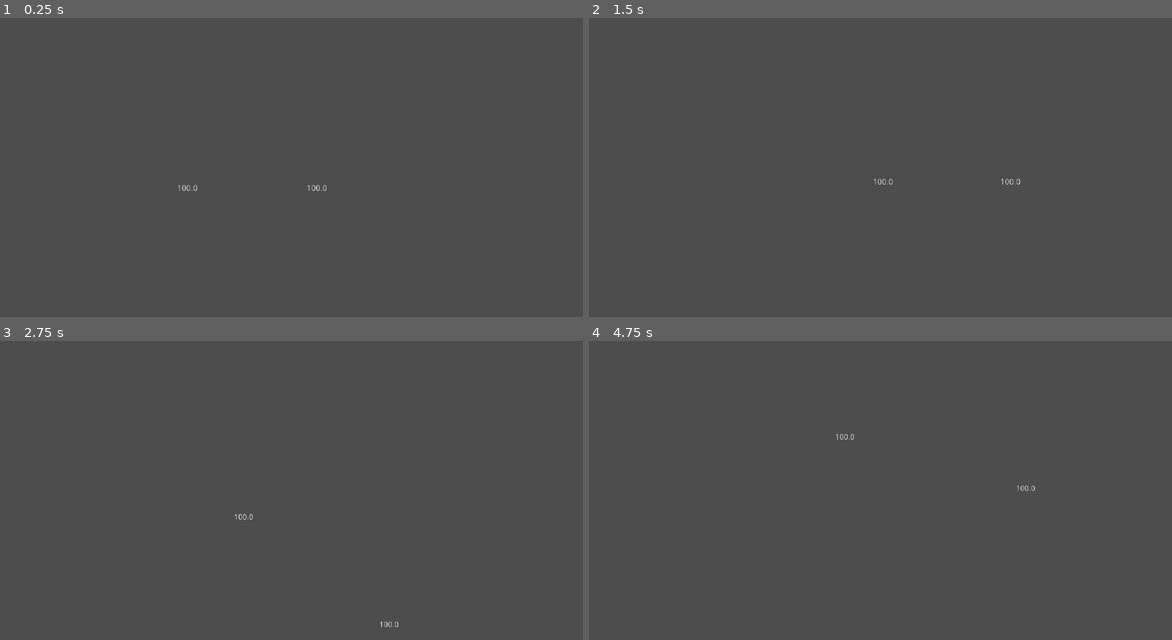
Above: before the commit, frames 1-4 (two rows, left to right).
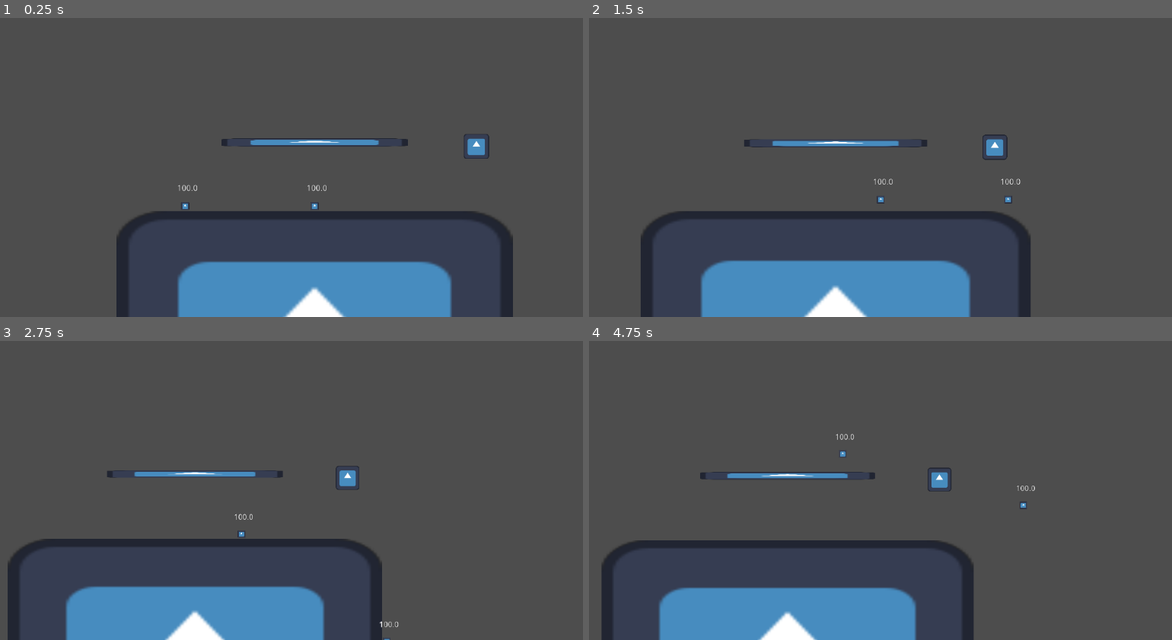
Above: after the commit, the same moments.

Repository: Fran423/HalloweenProject
Game: Godot game, scene res://world.tscn
The game is run twice, just before and just after one commit, with the same random seed, the same clock (stepped at 60 frames per second) and the same inputs. The engine's default icon, where the game draws it, is replaced by a stand-in: a white triangle on a blue panel in a dark square.
Inputs (mouse positions are in pixels of both pictures, inside the frame that each line leads up to):
- Up to frame 1 (0.25 s): no input
- Up to frame 2 (1.5 s): tap Enter at 0.5 s; move the mouse to (1008, 128) at 0.52 s; hold Right (ui_right) from 0.53 s (still down); tap Alt at 0.6 s; click (1008, 128) at 0.67 s; tap Space (Jump) at 0.77 s; move the mouse to (758, 164) at 1.27 s; tap Shift at 1.35 s
- Up to frame 3 (2.75 s): tap Space (Jump) at 1.52 s; move the mouse to (349, 394) at 2.02 s; release Right (ui_right) at 2.03 s; hold Left (ui_left) from 2.03 s (still down); tap Alt at 2.1 s
- Up to frame 4 (4.75 s): move the mouse to (845, 538) at 2.77 s; release Left (ui_left) at 2.78 s; hold Right (ui_right) 2.78-4.28 s; tap Shift at 2.85, 4.35 s; click (845, 538) at 2.92 s; tap Space (Jump) at 3.02, 3.77, 4.52 s; move the mouse to (1061, 520) at 3.52 s; tap Alt at 3.6 s; move the mouse to (693, 418) at 4.27 s; hold Left (ui_left) from 4.28 s (still down)

The runs differ from the first frame. In frame 1, 13% of the frame differs, in the area x 19-88%, y 38-100%; in frame 2, 13%; in frame 3, 12%; in frame 4, 12%.

Commit message:
visual gameplay

Diff:
--- a/fighters/template.tscn
+++ b/fighters/template.tscn
@@ -3,6 +3,7 @@
 [ext_resource type="Script" uid="uid://blegmw2pgff8v" path="res://fighters/template.gd" id="1_gxcbt"]
 [ext_resource type="Texture2D" uid="uid://cyftncparj6jf" path="res://taunt.png" id="2_lg4l6"]
 [ext_resource type="AudioStream" uid="uid://cwbpgiwlj10oh" path="res://fighters/sfx_taunt.mp3" id="3_4i8d6"]
+[ext_resource type="Texture2D" uid="uid://x5yof1qr3dx5" path="res://icon.svg" id="4_lg4l6"]
 
 [sub_resource type="RectangleShape2D" id="RectangleShape2D_ij6vw"]
 
@@ -124,4 +125,8 @@
 scale_amount_max = 15.0
 scale_amount_curve = SubResource("Curve_ghijl")
 
+[node name="Sprite2D" type="Sprite2D" parent="." unique_id=1748681178]
+scale = Vector2(0.12499999, 0.12499999)
+texture = ExtResource("4_lg4l6")
+
 [connection signal="body_entered" from="CollisionChecker" to="." method="_on_collision_checker_body_entered"]
--- a/stage.tscn
+++ b/stage.tscn
@@ -1,4 +1,6 @@
 [gd_scene format=3 uid="uid://bgeugg16n54ot"]
+
+[ext_resource type="Texture2D" uid="uid://x5yof1qr3dx5" path="res://icon.svg" id="1_6eo5e"]
 
 [sub_resource type="RectangleShape2D" id="RectangleShape2D_x1kum"]
 size = Vector2(784, 536)
@@ -20,3 +22,13 @@
 position = Vector2(576, 352)
 shape = SubResource("RectangleShape2D_6eo5e")
 one_way_collision = true
+
+[node name="Sprite2D" type="Sprite2D" parent="." unique_id=826540963]
+position = Vector2(576, 756)
+scale = Vector2(6.125, 4.1875)
+texture = ExtResource("1_6eo5e")
+
+[node name="Sprite2D2" type="Sprite2D" parent="." unique_id=1137014000]
+position = Vector2(576, 352)
+scale = Vector2(2.8750002, 0.12499988)
+texture = ExtResource("1_6eo5e")
--- a/world.tscn
+++ b/world.tscn
@@ -4,6 +4,7 @@
 [ext_resource type="Script" uid="uid://l0keoweq5cc2" path="res://area_2d.gd" id="2_036b0"]
 [ext_resource type="PackedScene" uid="uid://bgeugg16n54ot" path="res://stage.tscn" id="3_dwbse"]
 [ext_resource type="Script" uid="uid://deesrq56fwuj3" path="res://camera.gd" id="4_pkg7o"]
+[ext_resource type="Texture2D" uid="uid://x5yof1qr3dx5" path="res://icon.svg" id="5_036b0"]
 
 [sub_resource type="CircleShape2D" id="CircleShape2D_d1wgt"]
 radius = 25.298222
@@ -61,6 +62,11 @@
 [node name="Player4" type="Marker2D" parent="SubViewport/SpawnPoints" unique_id=1148864977]
 position = Vector2(576, 320)
 
+[node name="Sprite2D" type="Sprite2D" parent="SubViewport" unique_id=1517101857]
+position = Vector2(896, 360)
+scale = Vector2(0.39, 0.39)
+texture = ExtResource("5_036b0")
+
 [node name="TextureRect" type="TextureRect" parent="." unique_id=1136766896]
 offset_right = 1152.0
 offset_bottom = 648.0
